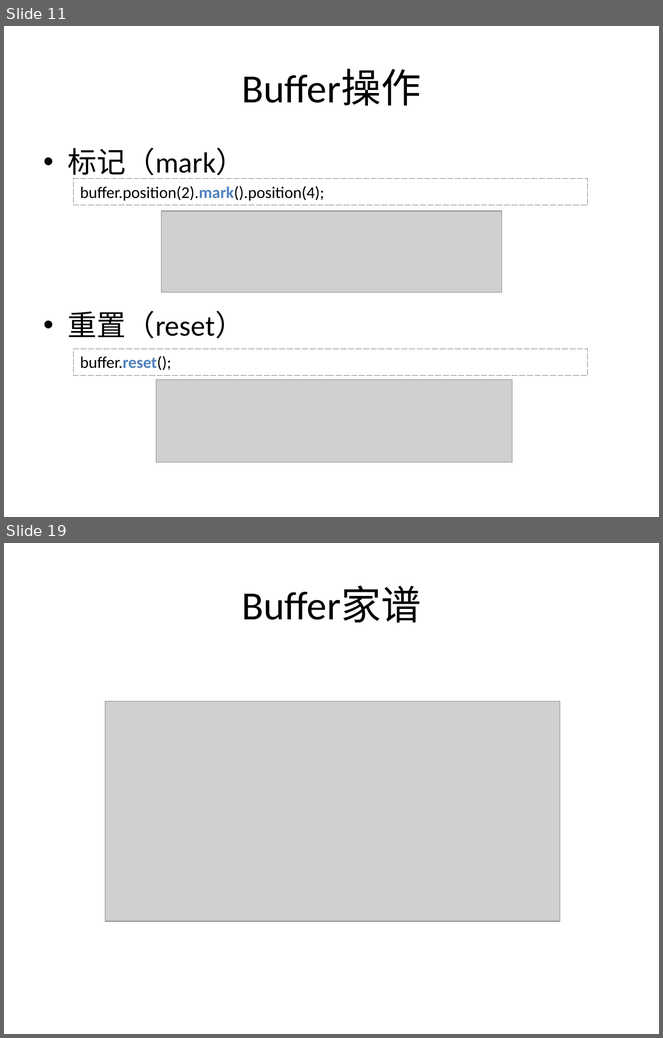
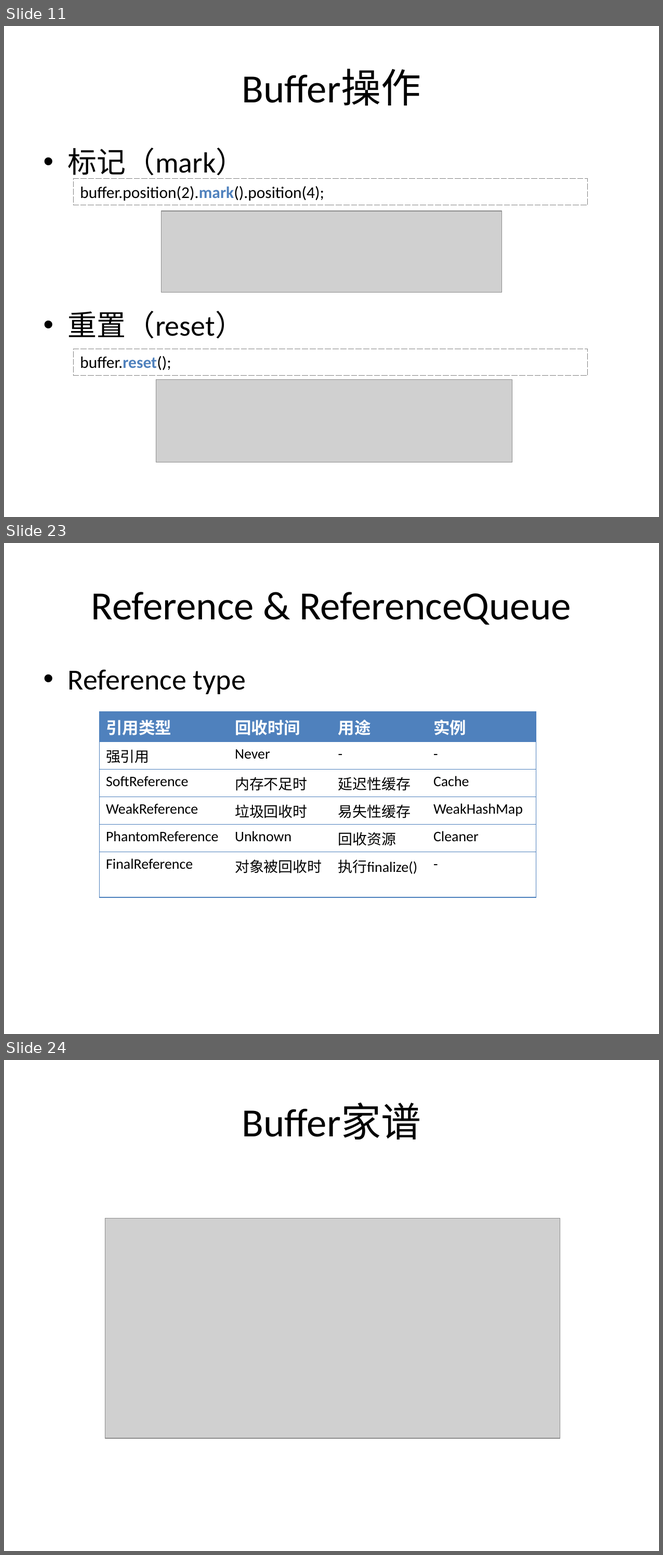
Before and after one commit to guhanjie/Knowledge-sharing, a slide deck: 扒一扒Java IO那些事儿.pptx. Shown one above the other, each under a label of ours: slides 11 and 19 before the commit, slides 11, 23 and 24 after it; the slides between them are not shown. The pictures are 663x1038 and 663x1555 pixels, drawn with LibreOffice and Linux fonts; fonts in the diff are those of the drawing; grey boxes stand for pictures. Boxes give left, top, right and bottom in pixels: in the first picture for what was removed or moved away, otherwise in the second. Text is boxed around its words. In the diff, an @@ line names an element or a change of style, - is before the commit and + after.

```diff
--- a/扒一扒Java IO那些事儿.pptx
+++ b/扒一扒Java IO那些事儿.pptx
@@ slide 23 added at (x1=4, y1=543, x2=659, y2=1034), background #FFFFFF @@
@@ title added at (x1=91, y1=592, x2=571, y2=625), 44 pt, text #000000 @@
+Reference & ReferenceQueue
@@ text added at (x1=68, y1=669, x2=246, y2=694), 32 pt, text #000000 @@
+• Reference type
@@ table added at (x1=100, y1=712, x2=536, y2=876), 6 rows, 4 columns @@
+引用类型 | 回收时间 | 用途 | 实例
+强引用 | Never | - | -
+SoftReference | 内存不足时 | 延迟性缓存 | Cache
+WeakReference | 垃圾回收时 | 易失性缓存 | WeakHashMap
+PhantomReference | Unknown | 回收资源 | Cleaner
+FinalReference | 对象被回收时 | 执行finalize() | -
@@ what was slide 19 is now slide 24 @@
```
Also in this commit, not shown: 9 slides changed, 6 other slides added, 1 slide removed.
